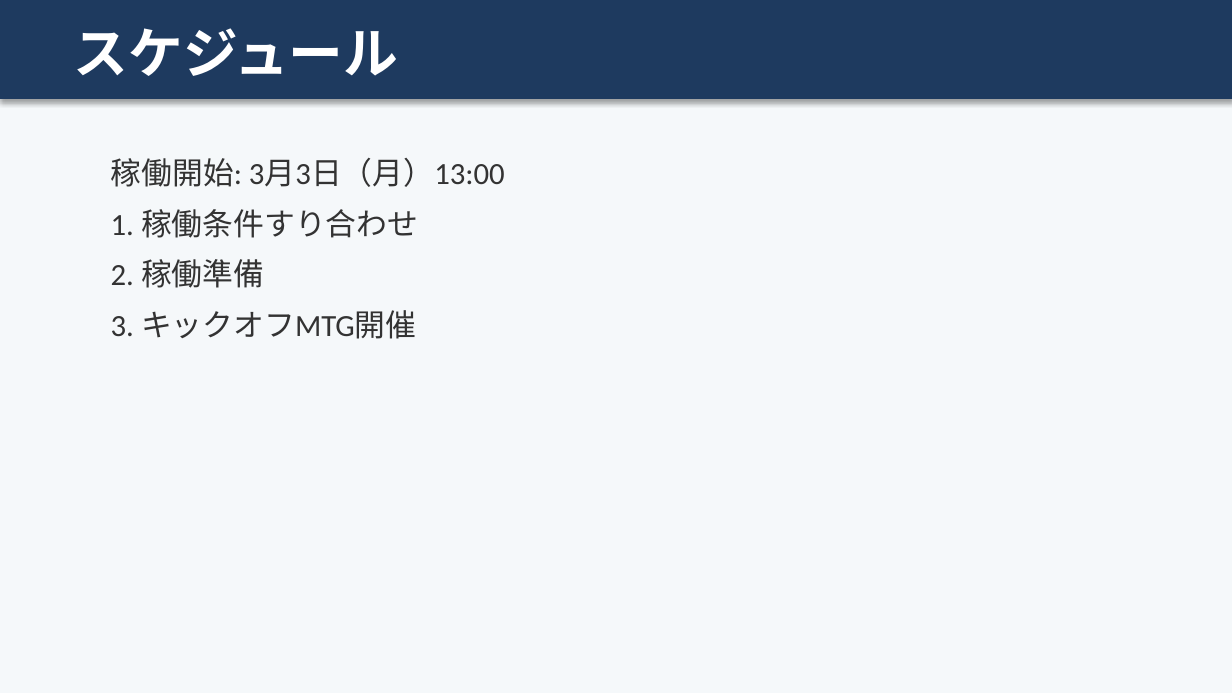
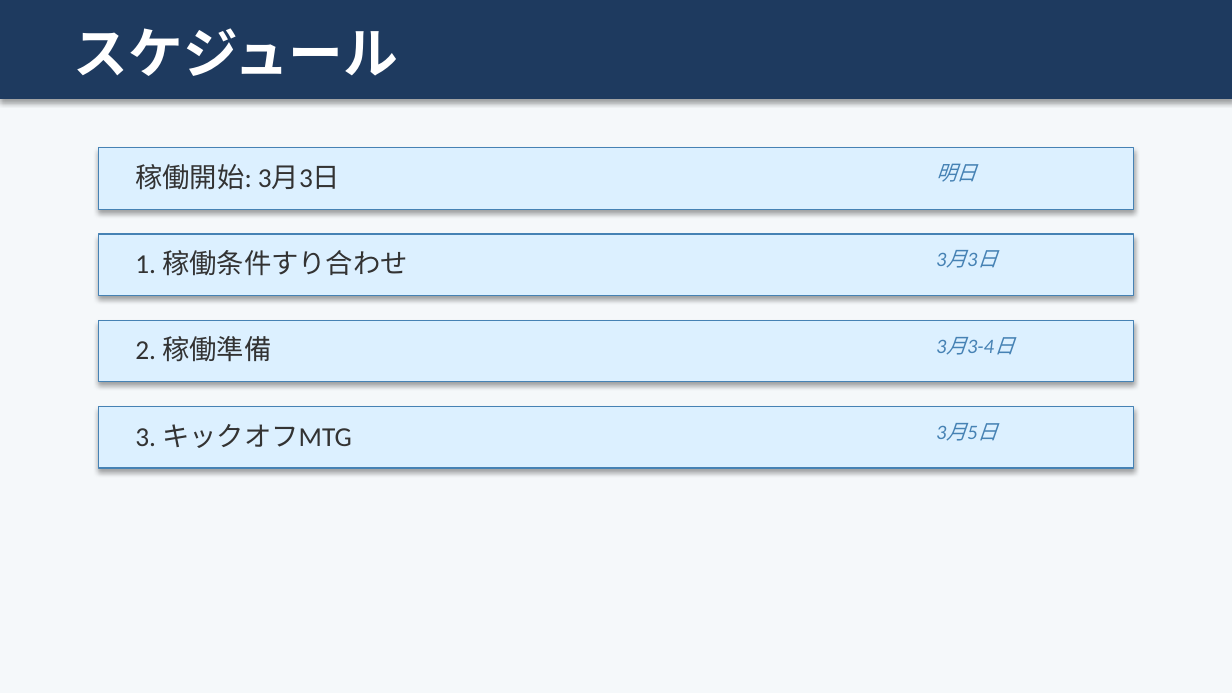
Before and after one commit to shoichitsuno-collab/MySpace_Shoichi-Tsuno, a slide deck: slide 4 of 匠技研工業プロジェクト_オンボーディング計画.pptx. Drawn at 1232x693 pixels with LibreOffice and Linux fonts; fonts in the diff are those of the drawing. Boxes give left, top, right and bottom in pixels: in the first picture for what was removed or moved away, otherwise in the second. Text is boxed around its words. In the diff, an @@ line names an element or a change of style, - is before the commit and + after.

```diff
--- a/匠技研工業プロジェクト_オンボーディング計画.pptx
+++ b/匠技研工業プロジェクト_オンボーディング計画.pptx
@@ rectangle added at <box>99,148,1133,209</box>, fill #DCF0FF, outline #4682B4 0.75 pt @@
@@ text removed at <box>111,158,505,339</box> @@
-稼働開始: 3月3日（月）13:00
-1. 稼働条件すり合わせ
-2. 稼働準備
-3. キックオフMTG開催
@@ text added at <box>135,164,340,190</box>, 16 pt, text #333333 @@
+稼働開始: 3月3日
@@ text added at <box>936,163,977,182</box>, 12 pt, text #4682B4, italic @@
+明日
@@ rectangle added at <box>99,234,1133,296</box>, fill #DCF0FF, outline #4682B4 0.75 pt @@
@@ text added at <box>135,250,408,276</box>, 16 pt, text #333333 @@
+1. 稼働条件すり合わせ
@@ text added at <box>924,240,1109,290</box>, 12 pt, text #4682B4, italic @@
+3月3日
@@ rectangle added at <box>99,320,1133,382</box>, fill #DCF0FF, outline #4682B4 0.75 pt @@
@@ text added at <box>924,326,1109,376</box>, 12 pt, text #4682B4, italic @@
+3月3-4日
@@ text added at <box>135,336,271,362</box>, 16 pt, text #333333 @@
+2. 稼働準備
@@ rectangle added at <box>99,407,1133,468</box>, fill #DCF0FF, outline #4682B4 0.75 pt @@
@@ text added at <box>924,413,1109,462</box>, 12 pt, text #4682B4, italic @@
+3月5日
@@ text added at <box>135,424,352,448</box>, 16 pt, text #333333 @@
+3. キックオフMTG
```
Also in this commit, not shown: 12 other slides changed.
